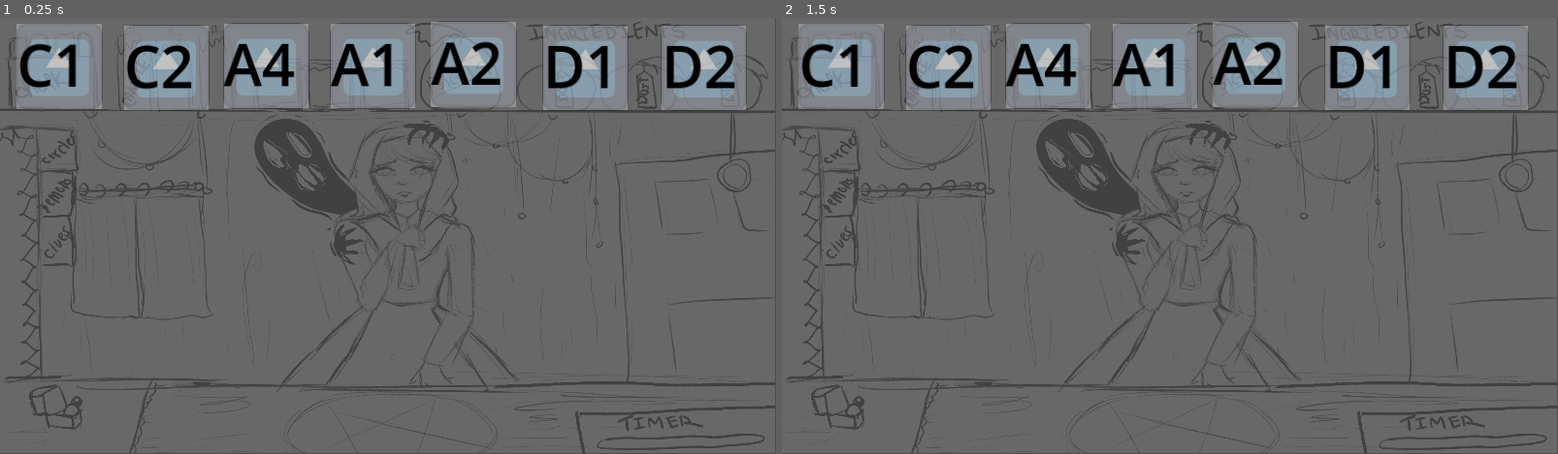
Above: before the commit, frames 1-2 (left to right).
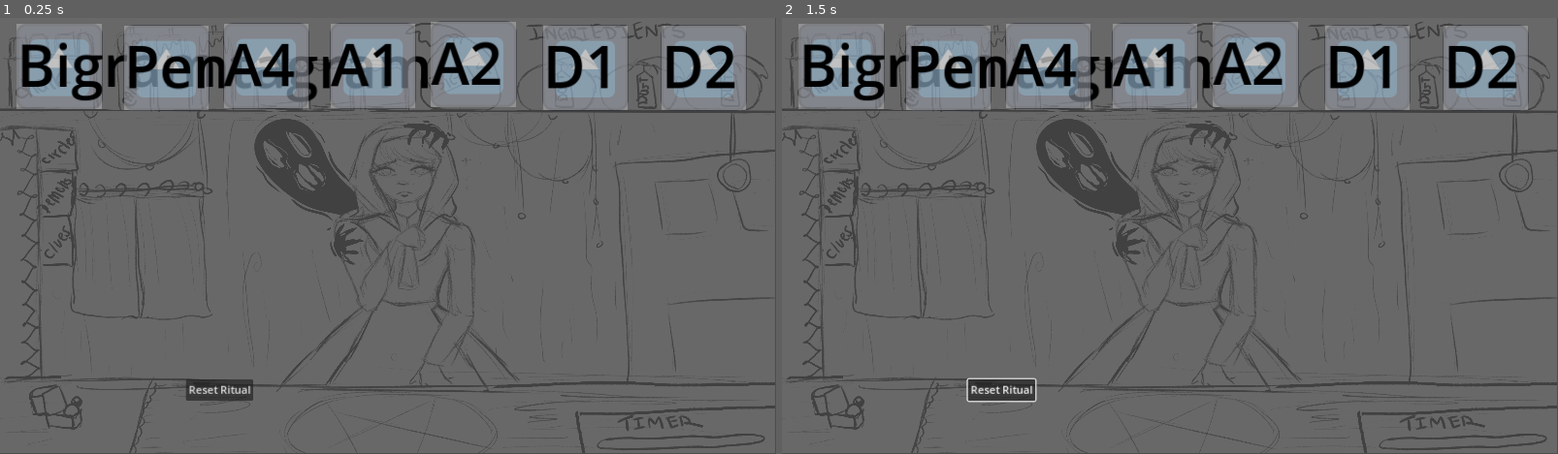
Above: after the commit, the same moments.

Repository: jkostello/Pirate-Software-Jam-15
Game: Godot game, scene res://shop.tscn
Two runs of this game, one before a commit and one after it. Both use one fixed random seed, a clock stepped at 60 frames per second and the inputs below. The engine's default icon, where the game draws it, is replaced by a stand-in: a white triangle on a blue panel in a dark square.
Inputs (mouse positions are in pixels of both pictures, inside the frame that each line leads up to):
- Up to frame 1 (0.25 s): no input
- Up to frame 2 (1.5 s): click (999, 388) at 0.5 s, where only the run after the commit has a clickable "Reset Ritual"; move the mouse to (1340, 214) at 1.27 s; click (1340, 214) at 1.42 s

The runs differ from the first frame. In frame 1, 2.5% of the frame differs, in the area x 2-56%, y 5-88%; in frame 2, 2.6%, in the area x 2-56%, y 5-89%.

Commit message:
reset button and autoload

Diff:
--- a/Circles/circle.gd
+++ b/Circles/circle.gd
@@ -24,12 +24,13 @@
 
 	clear_circle()
 
-	var output := base_ingredient.instantiate()
+	var output := base_ingredient.instantiate() # Only for testing, needs to be customized
 
 	get_parent().add_child(output)
+	output.current_point = $IngredientPoints/IngredientPoint1
 
 
 func clear_circle():
 	for i in ingredients:
-		ingredients[i].queue_free()
-		ingredients.clear()
+		ingredients[i].fail_placement()
+	ingredients.clear()
--- a/Circles/empty.tscn
+++ /dev/null
@@ -1,5 +0,0 @@
-[gd_scene load_steps=2 format=3 uid="uid://nsmflriinihj"]
-
-[ext_resource type="PackedScene" uid="uid://b5pnl2hsow6jr" path="res://Circles/base_circle.tscn" id="1_02h1u"]
-
-[node name="Empty" instance=ExtResource("1_02h1u")]
--- a/Ingredients/ingredient.gd
+++ b/Ingredients/ingredient.gd
@@ -4,8 +4,8 @@
 @export var is_dust := false
 @export var is_chalk := false
 @export var identifier := ""
+@export var source := false # Used if we have the ingredient itself on the shelf
 
-var source := true # Used if we have the ingredient itself on the shelf
 var hovered := false
 var following_mouse := false :
 	set(v):
@@ -13,11 +13,18 @@
 			global_position = get_global_mouse_position()
 		following_mouse = v
 var click_pos := Vector2.ZERO
-var current_point : Area2D
+var current_point : Area2D :
+	set(v):
+		if v == null:
+			current_point.get_parent().get_parent().ingredients.erase(current_point)
+		else:
+			global_position = v.global_position
+			v.get_parent().get_parent().ingredients[v] = self
+		current_point = v
 
 
 func _ready():
-	$Area2D.set_collision_mask_value(3, not is_dust)
+	$Area2D.set_collision_mask_value(3, not is_dust and not is_chalk)
 	$Area2D.set_collision_mask_value(4, is_dust or is_chalk)
 
 	if not OS.is_debug_build():
@@ -62,7 +69,6 @@
 		following_mouse = true
 
 		if current_point:
-			current_point.get_parent().get_parent().ingredients.erase(current_point)
 			current_point = null
 
 
@@ -74,7 +80,11 @@
 		var area : Area2D = $Area2D.get_overlapping_areas()[0]
 
 		if is_chalk:
+			print(area.get_parent())
 			area.get_parent().clear_circle()
+			area.get_parent().queue_free()
+			Autoload.use_chalk.emit(identifier)
+			queue_free()
 		elif is_dust:
 			area.get_parent().complete_ritual(identifier)
 			queue_free()
@@ -83,11 +93,10 @@
 				fail_placement()
 			else:
 				current_point = area
-				global_position = area.global_position
-				area.get_parent().get_parent().ingredients[area] = self
 
 
 func fail_placement():
+	#await get_tree().create_timer(0.1).timeout
 	queue_free()
 	# TODO: Add a vanishing effect or something
 
--- /dev/null
+++ b/autoload.gd
@@ -0,0 +1,3 @@
+extends Node
+
+signal use_chalk(type)
--- a/project.godot
+++ b/project.godot
@@ -15,6 +15,10 @@
 config/features=PackedStringArray("4.2", "GL Compatibility")
 config/icon="res://icon.svg"
 
+[autoload]
+
+Autoload="*res://autoload.gd"
+
 [display]
 
 window/stretch/mode="canvas_items"
--- /dev/null
+++ b/shop.gd
@@ -0,0 +1,32 @@
+extends Node2D
+
+var empty_circle := preload("res://Circles/base_circle.tscn")
+var bigram := preload("res://Circles/bigram.tscn")
+var pentagram := preload("res://Circles/pentagram.tscn")
+
+
+func _ready():
+	Autoload.use_chalk.connect(use_chalk)
+
+
+func use_chalk(type):
+	var to_draw : Node2D
+
+	match type:
+		"Empty":
+			to_draw = empty_circle.instantiate()
+		"Bigram":
+			to_draw = bigram.instantiate()
+		"Pentagram":
+			to_draw = pentagram.instantiate()
+		_:
+			print("INVALID CHALK ID:   ", type)
+
+	$CirclePos.add_child(to_draw)
+
+
+
+func _on_reset_pressed():
+	$CirclePos.get_child(0).clear_circle()
+	$CirclePos.get_child(0).queue_free()
+	use_chalk("Empty")
--- a/shop.tscn
+++ b/shop.tscn
@@ -1,10 +1,12 @@
-[gd_scene load_steps=4 format=3 uid="uid://b4aiw4jts5hgq"]
+[gd_scene load_steps=5 format=3 uid="uid://b4aiw4jts5hgq"]
 
+[ext_resource type="Script" path="res://shop.gd" id="1_d28ra"]
 [ext_resource type="Texture2D" uid="uid://b6nwcwukicljd" path="res://alchemy2.png" id="1_wkj8h"]
+[ext_resource type="PackedScene" uid="uid://b5pnl2hsow6jr" path="res://Circles/base_circle.tscn" id="2_ss73g"]
 [ext_resource type="PackedScene" uid="uid://djeytu43sbild" path="res://Ingredients/base_ingredient.tscn" id="3_ceipf"]
-[ext_resource type="PackedScene" uid="uid://cwlpt18csu1s0" path="res://Circles/pentagram.tscn" id="4_6r5n8"]
 
 [node name="Shop" type="Node2D"]
+script = ExtResource("1_d28ra")
 
 [node name="ProtoArtReference" type="Sprite2D" parent="."]
 modulate = Color(1, 1, 1, 0.152941)
@@ -18,36 +20,52 @@
 
 [node name="BaseMaterial" parent="IngredientShelf" instance=ExtResource("3_ceipf")]
 is_chalk = true
-identifier = "C1"
+identifier = "Bigram"
+source = true
 
 [node name="BaseMaterial2" parent="IngredientShelf" instance=ExtResource("3_ceipf")]
 position = Vector2(159, 2)
 is_chalk = true
-identifier = "C2"
+identifier = "Pentagram"
+source = true
 
 [node name="BaseMaterial3" parent="IngredientShelf" instance=ExtResource("3_ceipf")]
 position = Vector2(307, -1)
 identifier = "A4"
+source = true
 
 [node name="BaseMaterial4" parent="IngredientShelf" instance=ExtResource("3_ceipf")]
 position = Vector2(466, -1)
 identifier = "A1"
+source = true
 
 [node name="BaseMaterial5" parent="IngredientShelf" instance=ExtResource("3_ceipf")]
 position = Vector2(615, -3)
 identifier = "A2"
+source = true
 
 [node name="BaseMaterial6" parent="IngredientShelf" instance=ExtResource("3_ceipf")]
 position = Vector2(781, 2)
 is_dust = true
 identifier = "D1"
+source = true
 
 [node name="BaseMaterial7" parent="IngredientShelf" instance=ExtResource("3_ceipf")]
 position = Vector2(957, 2)
 is_dust = true
 identifier = "D2"
+source = true
 
 [node name="CirclePos" type="Node2D" parent="."]
 position = Vector2(578, 517)
 
-[node name="Pentagram" parent="CirclePos" instance=ExtResource("4_6r5n8")]
+[node name="BaseCircle" parent="CirclePos" instance=ExtResource("2_ss73g")]
+
+[node name="Reset" type="Button" parent="."]
+offset_left = 276.0
+offset_top = 537.0
+offset_right = 376.0
+offset_bottom = 568.0
+text = "Reset Ritual"
+
+[connection signal="pressed" from="Reset" to="." method="_on_reset_pressed"]
